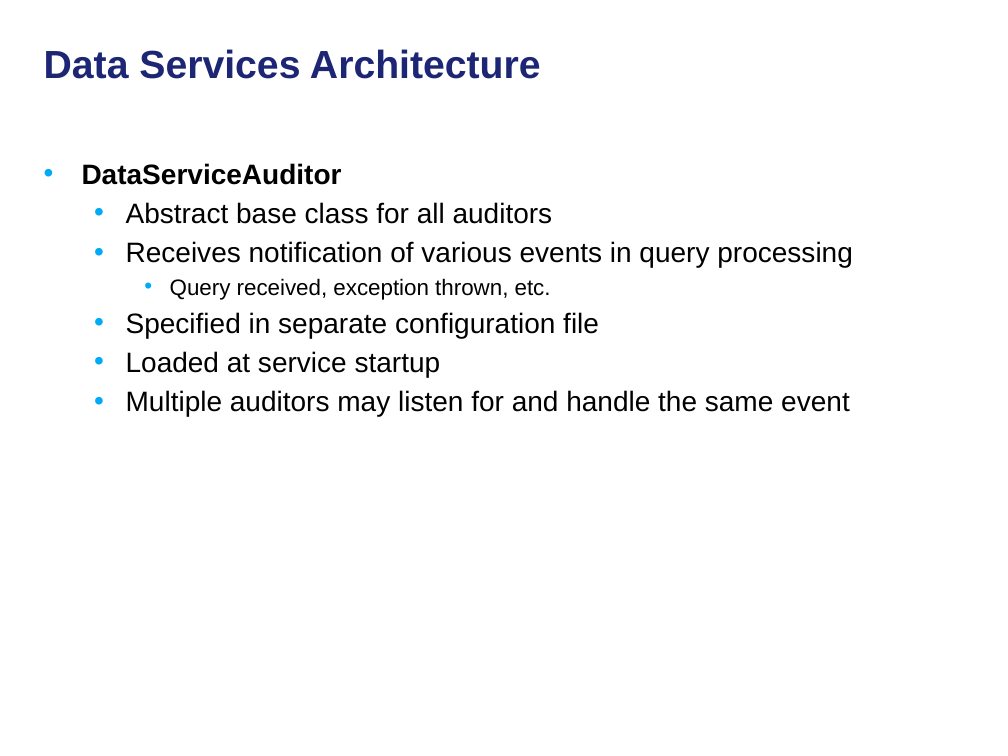
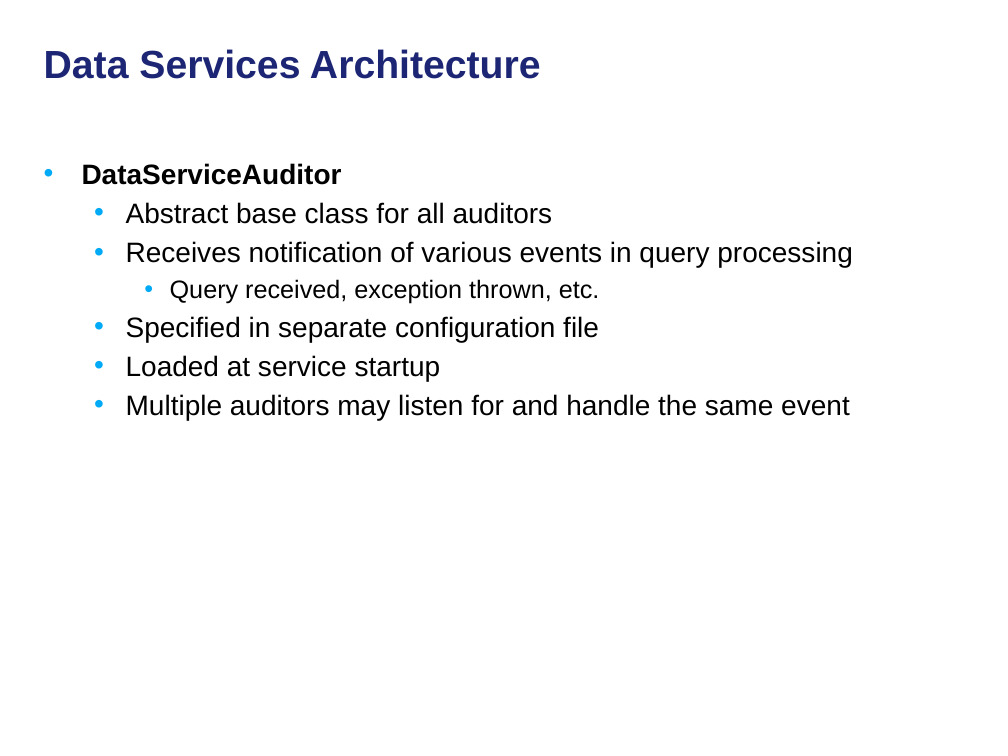
Before and after one commit to NCIP/cagrid-docs, a slide deck: slide 8 of presentations/200906_Novartis/caGrid Data Services.pptx. Drawn at 1008x756 pixels with LibreOffice and Linux fonts; fonts in the diff are those of the drawing; background and template pictures are left out. Boxes give left, top, right and bottom in pixels: in the first picture for what was removed or moved away, otherwise in the second. Text is boxed around its words. In the diff, an @@ line names an element or a change of style, - is before the commit and + after.

```diff
--- a/presentations/200906_Novartis/caGrid Data Services.pptx
+++ b/presentations/200906_Novartis/caGrid Data Services.pptx
@@ text at (170, 279, 600, 304): size 16 to 18 pt in "Query received, exception thrown, etc." @@
```
Also in this commit, not shown: 5 other slides changed.
